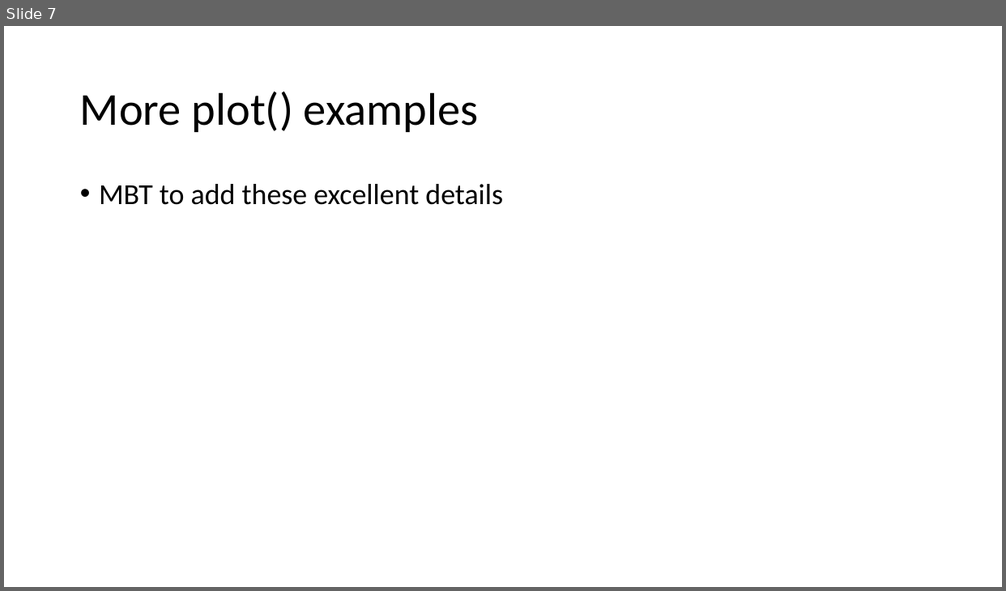
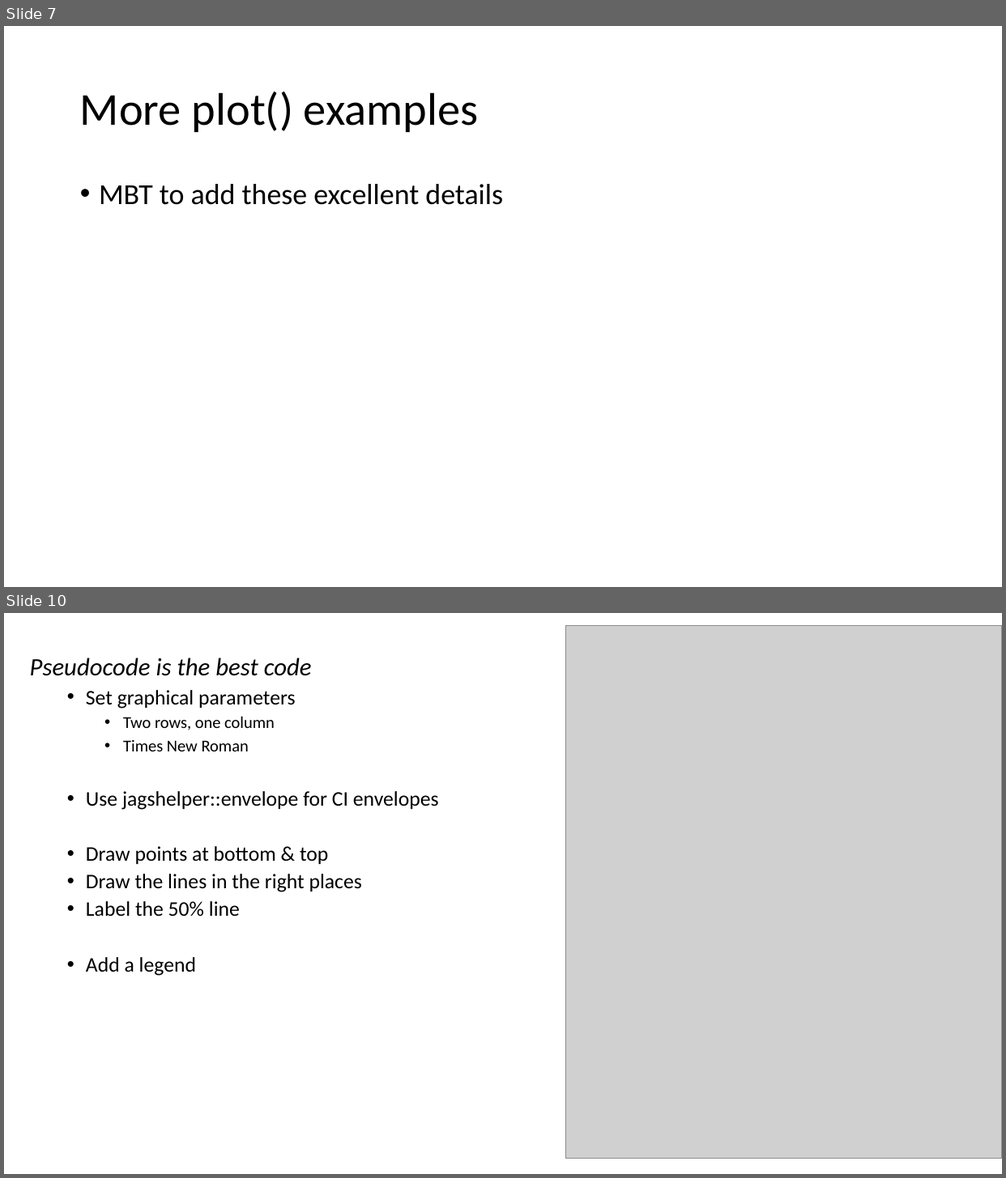
Before and after one commit to justinpriest/ADFG_R_Intro_Workshop, a slide deck: presentations/7 - Amazing Charts & How to Make Them.pptx. Shown one above the other, each under a label of ours: slide 7 before the commit, slides 7 and 10 after it; the slides between them are not shown. The pictures are 1006x591 and 1006x1178 pixels, drawn with LibreOffice and Linux fonts; fonts in the diff are those of the drawing; grey boxes stand for pictures. Boxes give left, top, right and bottom in pixels: in the first picture for what was removed or moved away, otherwise in the second. Text is boxed around its words. In the diff, an @@ line names an element or a change of style, - is before the commit and + after.

```diff
--- a/presentations/7 - Amazing Charts & How to Make Them.pptx
+++ b/presentations/7 - Amazing Charts & How to Make Them.pptx
@@ slide 10 added at box(4, 613, 1002, 1174), background #FFFFFF @@
@@ picture added at box(565, 625, 1002, 1158) @@
@@ text added at box(30, 658, 439, 976), 20 pt, text #000000 @@
+Pseudocode is the best code
+  • Set graphical parameters
+    • Two rows, one column
+    • Times New Roman
+  • Use jagshelper::envelope for CI envelopes
+  • Draw points at bottom & top
+  • Draw the lines in the right places
+  • Label the 50% line
+  • Add a legend
```
Also in this commit, not shown: 3 other slides added, 1 other file.
